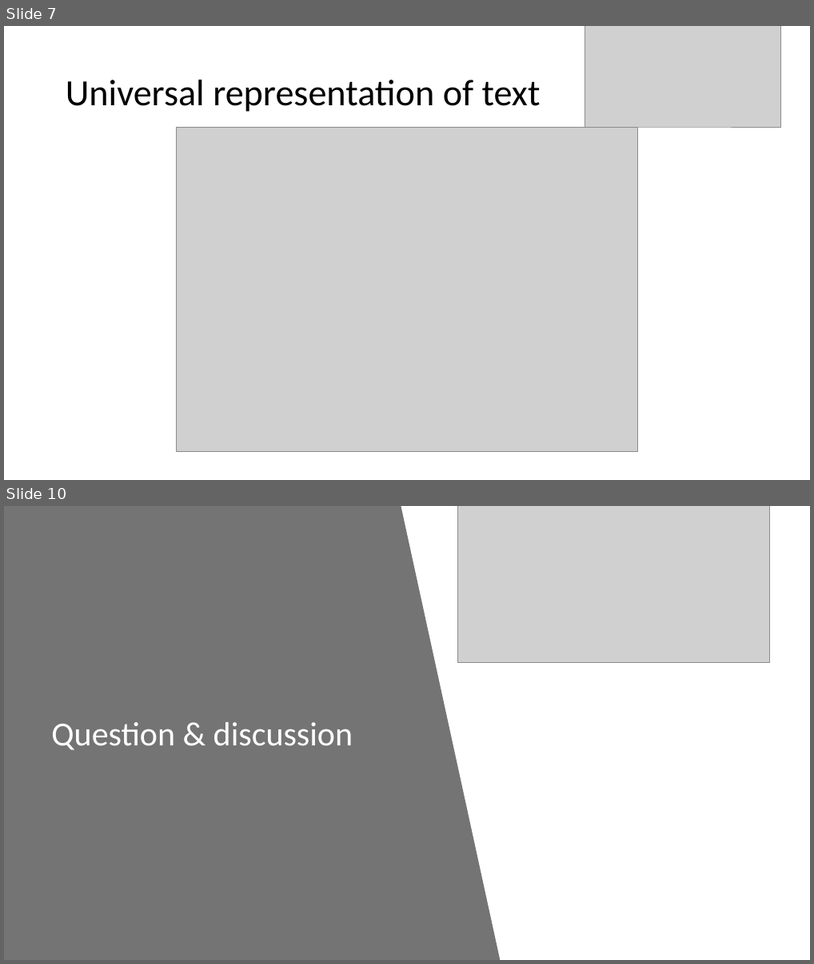
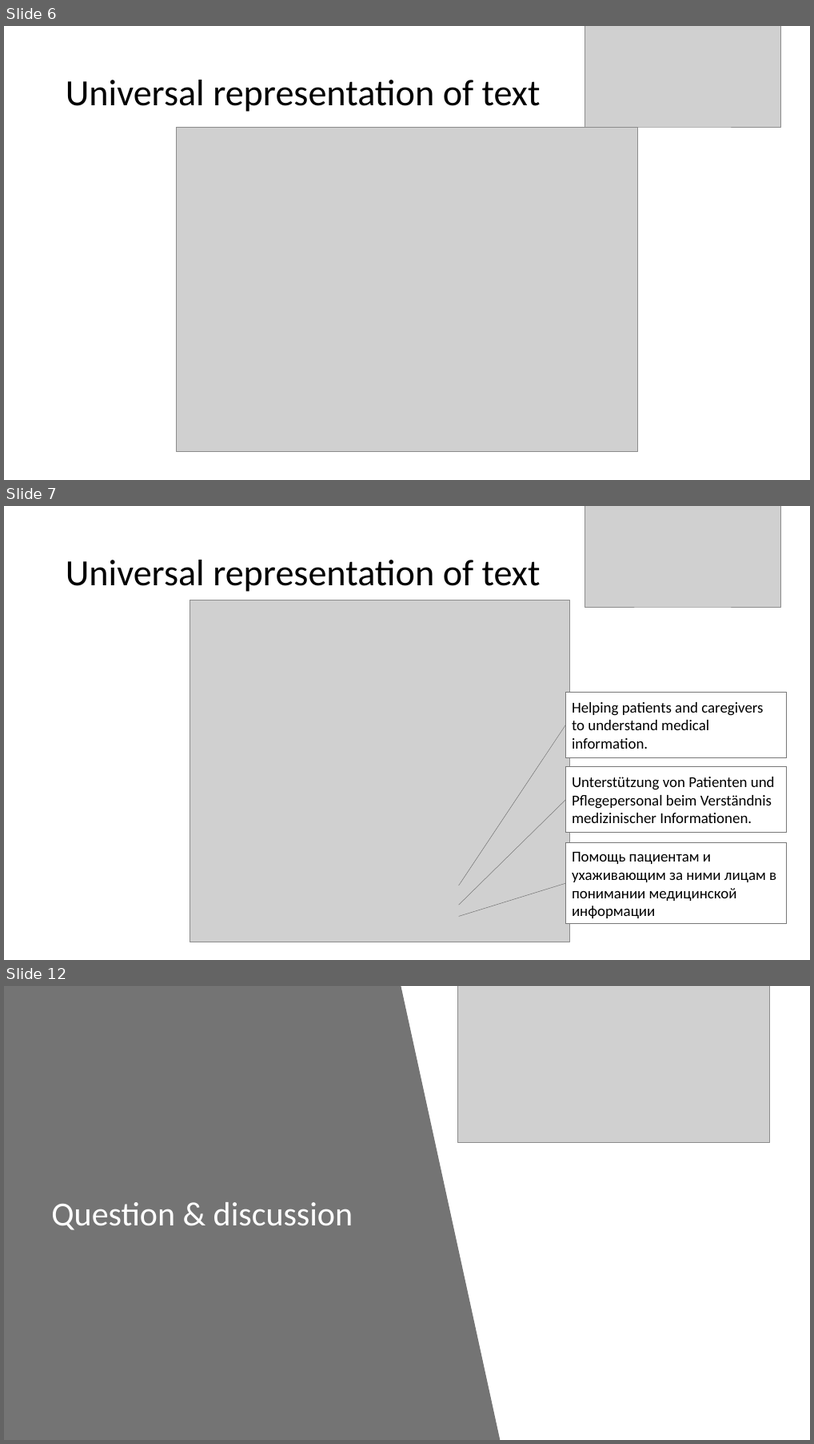
Before and after one commit to markusul/datathon_significant, a slide deck: Datathon_Microsoft.pptx. Shown one above the other, each under a label of ours: slides 7 and 10 before the commit, slides 6, 7 and 12 after it; the slides between them are not shown. The pictures are 814x964 and 814x1444 pixels, drawn with LibreOffice and Linux fonts; fonts in the diff are those of the drawing; grey boxes stand for pictures. Boxes give left, top, right and bottom in pixels: in the first picture for what was removed or moved away, otherwise in the second. Text is boxed around its words. In the diff, an @@ line names an element or a change of style, - is before the commit and + after.

```diff
--- a/Datathon_Microsoft.pptx
+++ b/Datathon_Microsoft.pptx
@@ slide 7 added at (4, 506, 810, 960), background #FFFFFF @@
@@ picture added at (585, 506, 781, 607) @@
@@ title added at (66, 560, 541, 592), 44 pt, text #000000 @@
+Universal representation of text
@@ picture added at (190, 600, 571, 941) @@
@@ rectangle added at (566, 692, 787, 758), fill #FFFFFF, outline #787878 1 pt, 18 pt, text #000000 @@
+Helping patients and caregivers to understand medical information.
@@ line added from (459, 885) to (566, 724), #787878 0.5 pt @@
@@ rectangle added at (566, 767, 787, 832), fill #FFFFFF, outline #787878 1 pt, 18 pt, text #000000 @@
+Unterstützung von Patienten und Pflegepersonal beim Verständnis medizinischer Informationen.
@@ line added from (459, 904) to (566, 800), #787878 0.5 pt @@
@@ rectangle added at (566, 842, 787, 924), fill #FFFFFF, outline #787878 1 pt, 18 pt, text #000000 @@
+Помощь пациентам и ухаживающим за ними лицам в понимании медицинской информации
@@ line added from (459, 916) to (566, 883), #787878 0.5 pt @@
@@ what was slide 7 is now slide 6 @@
@@ what was slide 10 is now slide 12 @@
```
Also in this commit, not shown: 4 slides changed, 1 other slide added.
